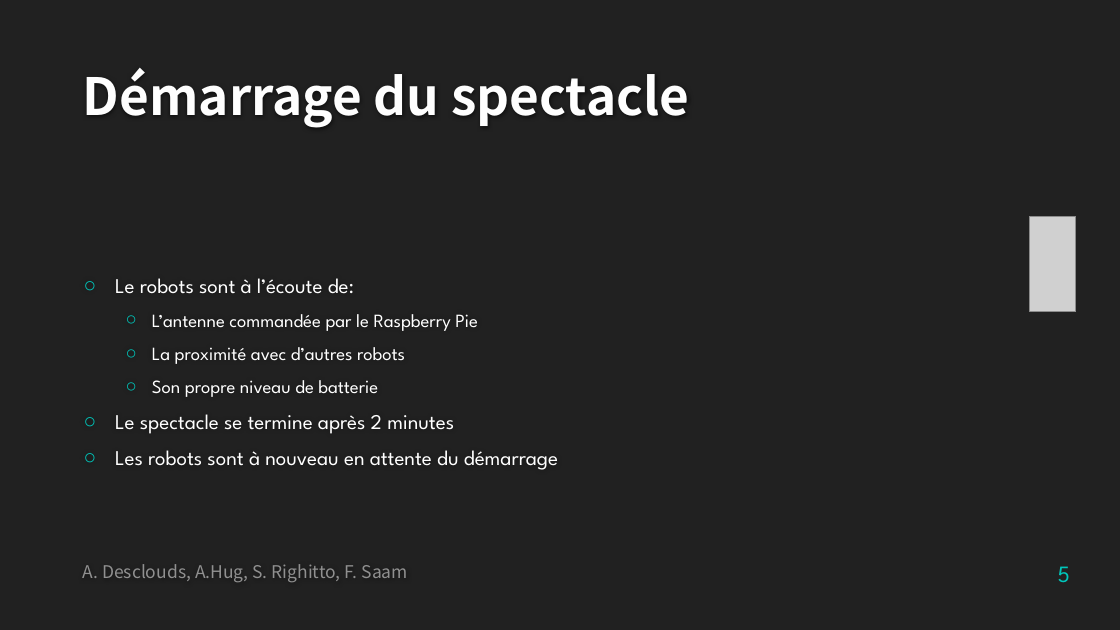
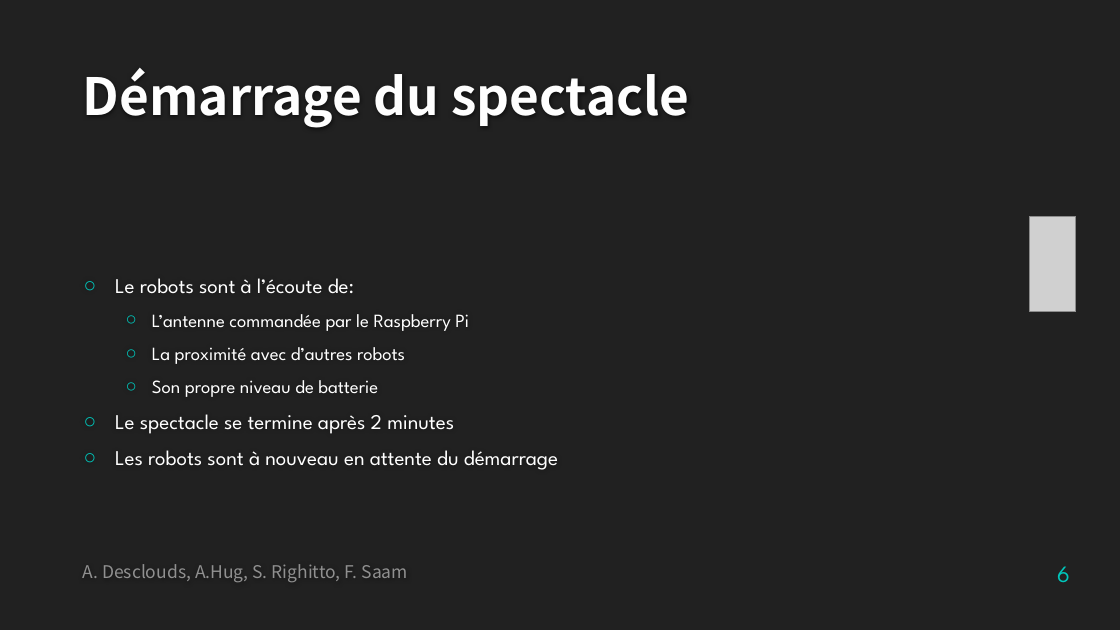
Before and after one commit to SimoneRighitto/SFT15_Elisa, a slide deck: slide 6 of Elisa-3_presentation.pptx (slide 5 before the commit). Drawn at 1120x630 pixels with LibreOffice and Linux fonts; fonts in the diff are those of the drawing; grey boxes stand for pictures; background and template pictures are left out. Boxes give left, top, right and bottom in pixels: in the first picture for what was removed or moved away, otherwise in the second. Text is boxed around its words. In the diff, an @@ line names an element or a change of style, - is before the commit and + after.

Commit message:
update ppt

```diff
--- a/Elisa-3_presentation.pptx
+++ b/Elisa-3_presentation.pptx
@@ text at [152,314,469,331]: text changed @@
-  ○ L’antenne commandée par le Raspberry Pie
+  ○ L’antenne commandée par le Raspberry Pi
@@ page number at [1057,566,1070,582]: text changed @@
-5
+6
```
Also in this commit, not shown: 3 other slides changed, 1 slide added.
